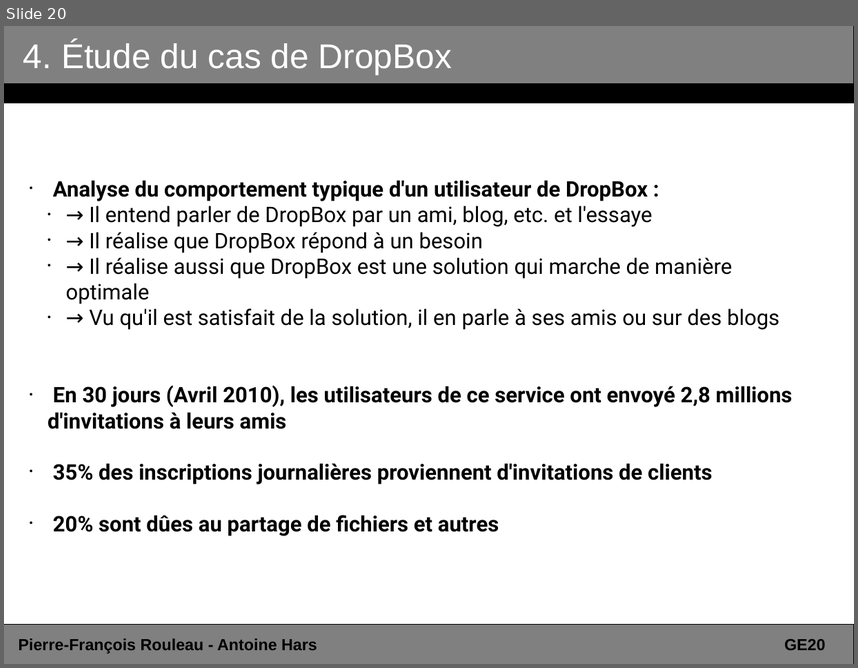
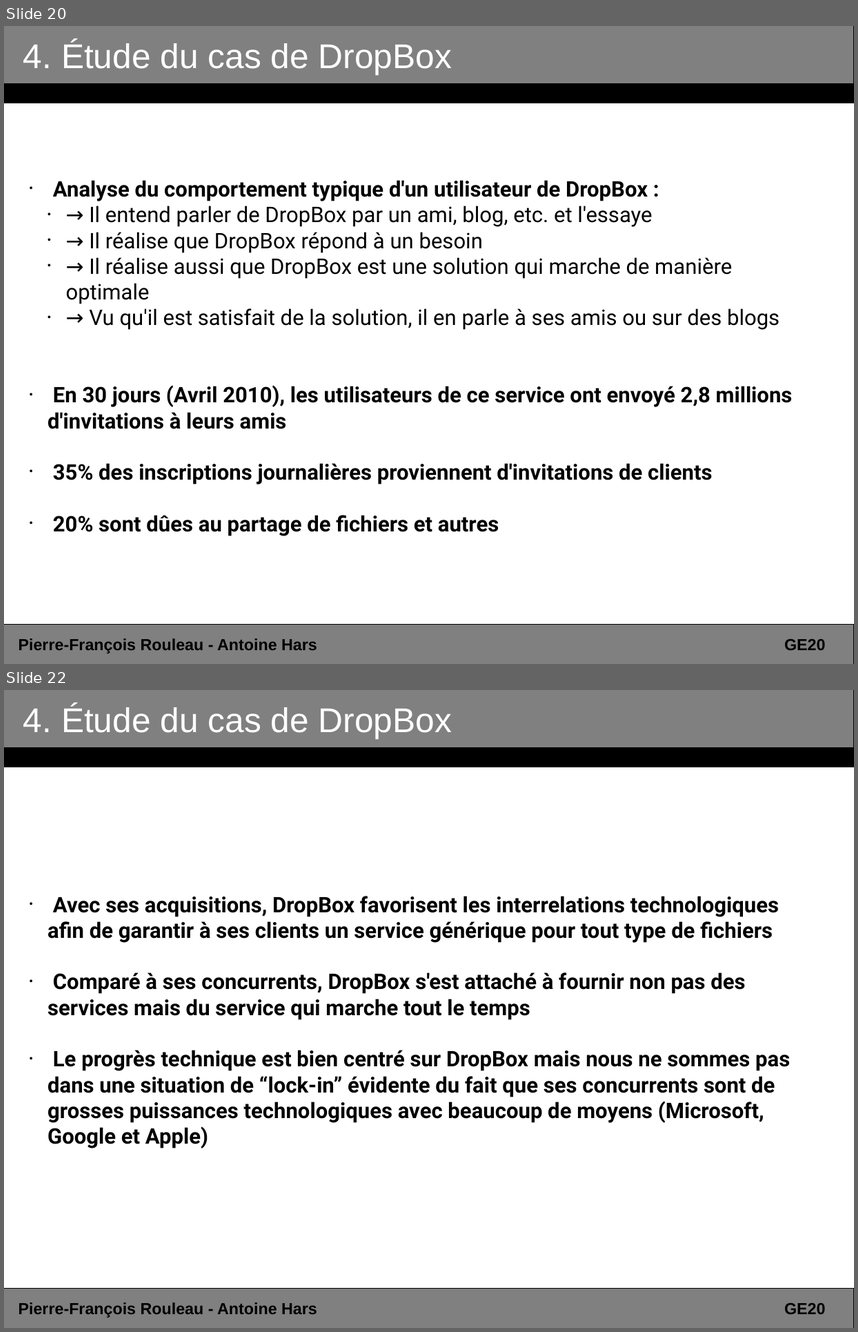
Before and after one commit to ahars/ge20, a slide deck: presentation_dropbox.odp. Shown one above the other, each under a label of ours: slide 20 before the commit, slides 20 and 22 after it; the slides between them are not shown. The pictures are 858x668 and 858x1332 pixels, drawn with LibreOffice and Linux fonts; fonts in the diff are those of the drawing. Boxes give left, top, right and bottom in pixels: in the first picture for what was removed or moved away, otherwise in the second. Text is boxed around its words. In the diff, an @@ line names an element or a change of style, - is before the commit and + after.

```diff
--- a/presentation_dropbox.odp
+++ b/presentation_dropbox.odp
@@ slide 22 added at [4, 690, 854, 1328], background #FFFFFF @@
@@ rectangle added at [4, 690, 854, 767], fill #808080, outline #000000 0 pt @@
@@ title added at [23, 705, 452, 739], 32 pt, text #FFFFFF @@
+4. Étude du cas de DropBox
@@ rectangle added at [4, 748, 854, 767], fill #000000, outline #000000 0 pt @@
@@ subtitle added at [47, 896, 790, 1148], 20 pt, text #000000, bold @@
+• Avec ses acquisitions, DropBox favorisent les interrelations technologiques afin de garantir à ses clients un service générique pour tout type de fichiers
+• Comparé à ses concurrents, DropBox s'est attaché à fournir non pas des services mais du service qui marche tout le temps
+• Le progrès technique est bien centré sur DropBox mais nous ne sommes pas dans une situation de “lock-in” évidente du fait que ses concurrents sont de grosses puissances technologiques avec beaucoup de moyens (Microsoft, Google et Apple)
@@ rectangle added at [4, 1288, 854, 1328], fill #808080, outline #000000 0 pt @@
@@ text added at [18, 1302, 317, 1317], 15 pt, text #000000, bold @@
+Pierre-François Rouleau - Antoine Hars
@@ text added at [784, 1303, 825, 1314], 15 pt, text #000000, bold @@
+GE20
```
Also in this commit, not shown: 8 slides changed, 2 other slides added, 2 other files.
